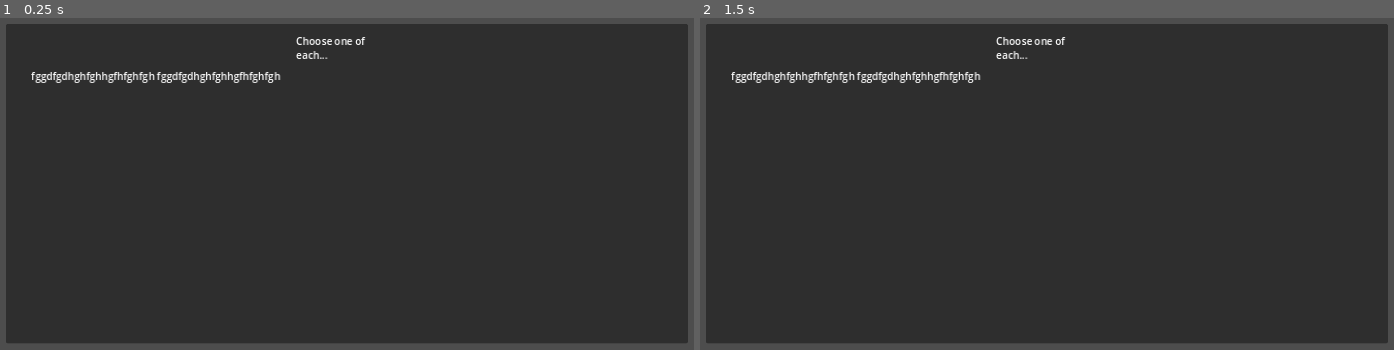
Above: before the commit, frames 1-2 (left to right).
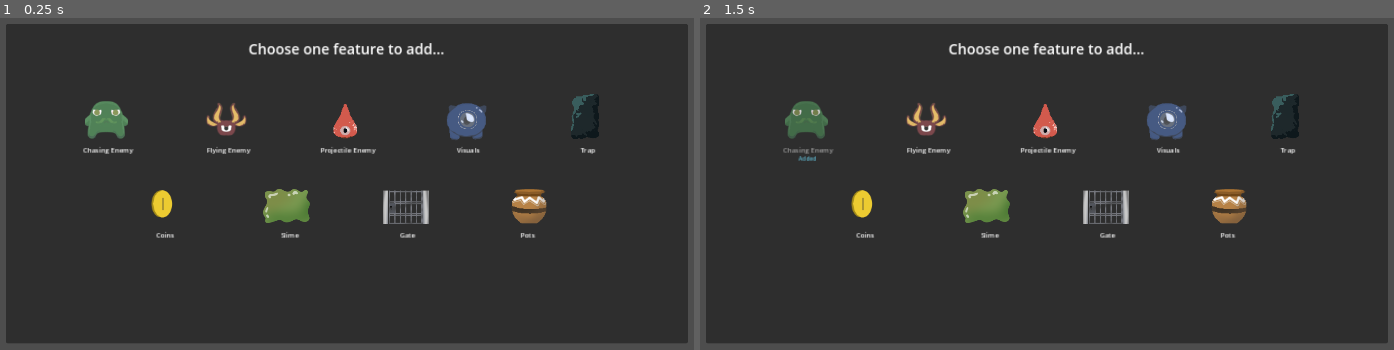
Above: after the commit, the same moments.

Repository: acropolis914/Gwizz-s-Game-Jam
Game: Godot game, scene res://Scene/feature_chooser_ui.tscn
Two runs of this game, one before a commit and one after it. Both use one fixed random seed, a clock stepped at 60 frames per second and the inputs below. This scene is started directly instead of the project's main scene.
Inputs (mouse positions are in pixels of both pictures, inside the frame that each line leads up to):
- Up to frame 1 (0.25 s): no input
- Up to frame 2 (1.5 s): tap Enter at 0.5 s; move the mouse to (1220, 160) at 0.52 s; hold D (move_right) 0.53-1.28 s; tap Shift (dash) at 0.6 s; click (1220, 160) at 0.8 s; tap Space at 1.25 s; move the mouse to (887, 207) at 1.27 s; hold S (move_down) from 1.28 s (still down); click (887, 207) at 1.35 s

The runs differ from the first frame. In frame 1, 5.2% of the frame differs, in the area x 4-87%, y 5-67%; in frame 2, 5.2%.

Commit message:
feature chooser is now added!

Diff:
--- a/Scene/Map.tscn
+++ b/Scene/Map.tscn
@@ -32,14 +32,14 @@
 3:8/0 = 0
 3:8/0/physics_layer_0/linear_velocity = Vector2(0, 0)
 3:8/0/physics_layer_0/angular_velocity = 0.0
-3:8/0/physics_layer_0/polygon_0/points = PackedVector2Array(32, 15, 32, 32, 14, 32)
+3:8/0/physics_layer_0/polygon_0/points = PackedVector2Array(32, 15.875, 32, 32, 15.75, 32)
 2:8/0 = 0
 2:8/0/physics_layer_0/linear_velocity = Vector2(0, 0)
 2:8/0/physics_layer_0/angular_velocity = 0.0
 5:8/0 = 0
 5:8/0/physics_layer_0/linear_velocity = Vector2(0, 0)
 5:8/0/physics_layer_0/angular_velocity = 0.0
-5:8/0/physics_layer_0/polygon_0/points = PackedVector2Array(-32, 14.75, -13.75, 32, -32, 32)
+5:8/0/physics_layer_0/polygon_0/points = PackedVector2Array(-15.875, 32, -32, 32, -32, 15.75)
 5:9/0 = 0
 5:9/0/physics_layer_0/linear_velocity = Vector2(0, 0)
 5:9/0/physics_layer_0/angular_velocity = 0.0
@@ -47,7 +47,7 @@
 5:10/0 = 0
 5:10/0/physics_layer_0/linear_velocity = Vector2(0, 0)
 5:10/0/physics_layer_0/angular_velocity = 0.0
-5:10/0/physics_layer_0/polygon_0/points = PackedVector2Array(-32, -32, -14.75, -32, -32, -14.5)
+5:10/0/physics_layer_0/polygon_0/points = PackedVector2Array(-32, -15.875, -32, -32, -15.75, -32)
 4:10/0 = 0
 4:10/0/physics_layer_0/linear_velocity = Vector2(0, 0)
 4:10/0/physics_layer_0/angular_velocity = 0.0
@@ -55,7 +55,7 @@
 3:10/0 = 0
 3:10/0/physics_layer_0/linear_velocity = Vector2(0, 0)
 3:10/0/physics_layer_0/angular_velocity = 0.0
-3:10/0/physics_layer_0/polygon_0/points = PackedVector2Array(13.25, -32, 32, -32, 32, -14)
+3:10/0/physics_layer_0/polygon_0/points = PackedVector2Array(15.875, -32, 32, -32, 32, -15.75)
 2:10/0 = 0
 2:10/0/physics_layer_0/linear_velocity = Vector2(0, 0)
 2:10/0/physics_layer_0/angular_velocity = 0.0
@@ -136,7 +136,6 @@
 collision_animatable = true
 format = 2
 layer_0/name = "floor"
-layer_0/y_sort_enabled = true
 layer_0/z_index = -3
 layer_0/tile_data = PackedInt32Array(0, 65537, 9, 65536, 65537, 9, 131072, 65537, 9, 196608, 65537, 9, 262144, 65537, 9 …(9545 unchanged characters)…
 layer_1/name = "wall"
--- /dev/null
+++ b/Scene/feature_chooser_ui.gd
@@ -0,0 +1,20 @@
+extends Control
+
+var dash_enabled: bool= false
+func _process(_delta: float) -> void:
+	if GlobalScript.emeny_1:
+		$Panel/Enemy_1/Label.text = "[center][color=gray][s]" + $Panel/Enemy_1/Label.text
+		$Panel/Enemy_1.modulate = Color.LIGHT_GRAY
+		$Panel/Enemy_1/Added.show()
+
+
+func _on_enemy_1_gui_input(_event:InputEvent):
+	if GlobalScript.emeny_1:
+		return
+	$Panel/Enemy_1.modulate = Color.AQUAMARINE
+	if Input.is_action_just_pressed("left_click"):
+		GlobalScript.emeny_1 = true
+		print($Panel/Enemy_1/Label.text)
+
+func _on_enemy_1_mouse_exited() -> void:
+	$Panel/Enemy_1.modulate = Color.WHITE
--- a/Scene/feature_chooser_ui.tscn
+++ b/Scene/feature_chooser_ui.tscn
@@ -1,6 +1,16 @@
-[gd_scene load_steps=4 format=3 uid="uid://p58fom250kv0"]
-
+[gd_scene load_steps=14 format=3 uid="uid://p58fom250kv0"]
+
+[ext_resource type="Script" path="res://Scene/feature_chooser_ui.gd" id="1_eucfm"]
 [ext_resource type="Shader" path="res://Scene/Blur.gdshader" id="1_krqgw"]
+[ext_resource type="Texture2D" uid="uid://ddofncep5nh56" path="res://ImageAssets/enemy1_programmerart_64.png" id="3_5tjur"]
+[ext_resource type="Texture2D" uid="uid://cmvq7i5mkbdji" path="res://ImageAssets/fly1 (20240321023820).png" id="4_jumbo"]
+[ext_resource type="Texture2D" uid="uid://mkl2jw4gbx4e" path="res://ImageAssets/Enemy3/enemy3_0005_3.png" id="5_thw8f"]
+[ext_resource type="Texture2D" uid="uid://bhrjflbuiikul" path="res://ImageAssets/player_idle1_programmerart_64.png" id="6_8njgr"]
+[ext_resource type="Texture2D" uid="uid://hrmxcdr3lett" path="res://ImageAssets/TilesAndStonesbyPol/rocktrap.png" id="7_ntk0m"]
+[ext_resource type="Texture2D" uid="uid://7kqtu887rjw0" path="res://ImageAssets/Coin.png" id="8_2sxbo"]
+[ext_resource type="Texture2D" uid="uid://dqkj1hcdda7pv" path="res://ImageAssets/Slime.png" id="9_vvtcn"]
+[ext_resource type="Texture2D" uid="uid://tcv5cg0xe0rj" path="res://ImageAssets/Gate.png" id="10_khucr"]
+[ext_resource type="Texture2D" uid="uid://c6p6dq3rbudx3" path="res://ImageAssets/Pot.png" id="11_fidlx"]
 
 [sub_resource type="ShaderMaterial" id="ShaderMaterial_tt18p"]
 shader = ExtResource("1_krqgw")
@@ -10,12 +20,14 @@
 [sub_resource type="ShaderMaterial" id="ShaderMaterial_v4fcm"]
 
 [node name="FeatureChooserUI" type="Control"]
+self_modulate = Color(0.423529, 0.631373, 0.631373, 0.745098)
 layout_mode = 3
 anchors_preset = 15
 anchor_right = 1.0
 anchor_bottom = 1.0
 grow_horizontal = 2
 grow_vertical = 2
+script = ExtResource("1_eucfm")
 
 [node name="ColorRect" type="ColorRect" parent="."]
 visible = false
@@ -35,44 +47,505 @@
 
 [node name="VBoxContainer" type="VBoxContainer" parent="Panel"]
 layout_mode = 1
-anchors_preset = -1
-anchor_left = 0.425298
-anchor_top = 0.0313112
-anchor_right = 0.571952
-anchor_bottom = 0.0450098
-offset_bottom = 23.0
-grow_horizontal = 2
-metadata/_edit_use_anchors_ = true
+anchors_preset = 10
+anchor_right = 1.0
+offset_top = 24.0
+offset_bottom = 47.0
+grow_horizontal = 2
 
 [node name="RichTextLabel" type="RichTextLabel" parent="Panel/VBoxContainer"]
 layout_mode = 2
-text = "Choose one of each..."
-fit_content = true
-
-[node name="GridContainer" type="GridContainer" parent="Panel"]
-layout_mode = 0
-offset_left = 40.0
-offset_top = 72.0
-offset_right = 1056.0
-offset_bottom = 95.0
-columns = 2
-
-[node name="HBox" type="HBoxContainer" parent="Panel/GridContainer"]
-layout_mode = 2
-alignment = 1
-
-[node name="Challenges" type="Label" parent="Panel/GridContainer/HBox"]
-layout_mode = 2
-text = "fggdfgdhghfghhgfhfghfgh"
-horizontal_alignment = 1
-vertical_alignment = 1
-
-[node name="HBox2" type="HBoxContainer" parent="Panel/GridContainer"]
-layout_mode = 2
-alignment = 1
-
-[node name="Aesthetics" type="Label" parent="Panel/GridContainer/HBox2"]
-layout_mode = 2
-text = "fggdfgdhghfghhgfhfghfgh"
-horizontal_alignment = 1
-vertical_alignment = 1
+theme_override_font_sizes/normal_font_size = 23
+bbcode_enabled = true
+text = "[center]Choose one feature to add..."
+fit_content = true
+
+[node name="Enemy_1" type="Panel" parent="Panel"]
+self_modulate = Color(1, 1, 1, 0)
+layout_mode = 1
+anchors_preset = 14
+anchor_top = 0.5
+anchor_right = 1.0
+anchor_bottom = 0.5
+offset_left = 112.0
+offset_top = -143.5
+offset_right = -880.0
+offset_bottom = -32.5
+grow_horizontal = 2
+grow_vertical = 2
+
+[node name="Label" type="RichTextLabel" parent="Panel/Enemy_1"]
+layout_mode = 1
+anchors_preset = 12
+anchor_top = 1.0
+anchor_right = 1.0
+anchor_bottom = 1.0
+offset_top = -30.0
+offset_bottom = -5.0
+grow_horizontal = 2
+grow_vertical = 0
+theme_override_font_sizes/normal_font_size = 11
+bbcode_enabled = true
+text = "[center] Chasing Enemy"
+fit_content = true
+
+[node name="TextureRect" type="TextureRect" parent="Panel/Enemy_1"]
+layout_mode = 0
+offset_left = 14.0
+offset_top = 11.0
+offset_right = 83.0
+offset_bottom = 75.0
+texture = ExtResource("3_5tjur")
+
+[node name="Added" type="RichTextLabel" parent="Panel/Enemy_1"]
+visible = false
+layout_mode = 0
+offset_left = 5.0
+offset_top = 96.0
+offset_right = 95.0
+offset_bottom = 136.0
+theme_override_colors/default_color = Color(0.45098, 0.866667, 0.980392, 1)
+theme_override_font_sizes/normal_font_size = 9
+bbcode_enabled = true
+text = "[center]Added"
+
+[node name="Enemy_2" type="Panel" parent="Panel"]
+self_modulate = Color(1, 1, 1, 0)
+layout_mode = 1
+anchors_preset = 14
+anchor_top = 0.5
+anchor_right = 1.0
+anchor_bottom = 0.5
+offset_left = 304.0
+offset_top = -143.5
+offset_right = -688.0
+offset_bottom = -32.5
+grow_horizontal = 2
+grow_vertical = 2
+
+[node name="Label" type="RichTextLabel" parent="Panel/Enemy_2"]
+layout_mode = 1
+anchors_preset = 12
+anchor_top = 1.0
+anchor_right = 1.0
+anchor_bottom = 1.0
+offset_top = -30.0
+offset_bottom = -5.0
+grow_horizontal = 2
+grow_vertical = 0
+theme_override_font_sizes/normal_font_size = 11
+bbcode_enabled = true
+text = "[center] Flying Enemy"
+fit_content = true
+
+[node name="TextureRect" type="TextureRect" parent="Panel/Enemy_2"]
+layout_mode = 0
+offset_left = 14.0
+offset_top = 11.0
+offset_right = 83.0
+offset_bottom = 75.0
+texture = ExtResource("4_jumbo")
+
+[node name="Added" type="RichTextLabel" parent="Panel/Enemy_2"]
+visible = false
+layout_mode = 0
+offset_left = 5.0
+offset_top = 96.0
+offset_right = 95.0
+offset_bottom = 136.0
+theme_override_colors/default_color = Color(0.45098, 0.866667, 0.980392, 1)
+theme_override_font_sizes/normal_font_size = 9
+bbcode_enabled = true
+text = "[center]Added"
+
+[node name="Enemy_3" type="Panel" parent="Panel"]
+self_modulate = Color(1, 1, 1, 0)
+layout_mode = 1
+anchors_preset = 14
+anchor_top = 0.5
+anchor_right = 1.0
+anchor_bottom = 0.5
+offset_left = 496.0
+offset_top = -143.5
+offset_right = -496.0
+offset_bottom = -32.5
+grow_horizontal = 2
+grow_vertical = 2
+
+[node name="Label" type="RichTextLabel" parent="Panel/Enemy_3"]
+layout_mode = 1
+anchors_preset = 12
+anchor_top = 1.0
+anchor_right = 1.0
+anchor_bottom = 1.0
+offset_top = -30.0
+offset_bottom = -5.0
+grow_horizontal = 2
+grow_vertical = 0
+theme_override_font_sizes/normal_font_size = 11
+bbcode_enabled = true
+text = "[center] Projectile Enemy"
+fit_content = true
+
+[node name="TextureRect" type="TextureRect" parent="Panel/Enemy_3"]
+layout_mode = 0
+offset_left = 14.0
+offset_top = 11.0
+offset_right = 83.0
+offset_bottom = 75.0
+texture = ExtResource("5_thw8f")
+
+[node name="Added" type="RichTextLabel" parent="Panel/Enemy_3"]
+visible = false
+layout_mode = 0
+offset_left = 5.0
+offset_top = 96.0
+offset_right = 95.0
+offset_bottom = 136.0
+theme_override_colors/default_color = Color(0.45098, 0.866667, 0.980392, 1)
+theme_override_font_sizes/normal_font_size = 9
+bbcode_enabled = true
+text = "[center]Added"
+
+[node name="Visuals" type="Panel" parent="Panel"]
+self_modulate = Color(1, 1, 1, 0)
+layout_mode = 1
+anchors_preset = 14
+anchor_top = 0.5
+anchor_right = 1.0
+anchor_bottom = 0.5
+offset_left = 688.0
+offset_top = -143.5
+offset_right = -304.0
+offset_bottom = -32.5
+grow_horizontal = 2
+grow_vertical = 2
+
+[node name="Label" type="RichTextLabel" parent="Panel/Visuals"]
+layout_mode = 1
+anchors_preset = 12
+anchor_top = 1.0
+anchor_right = 1.0
+anchor_bottom = 1.0
+offset_top = -30.0
+offset_bottom = -5.0
+grow_horizontal = 2
+grow_vertical = 0
+theme_override_font_sizes/normal_font_size = 11
+bbcode_enabled = true
+text = "[center] Visuals"
+fit_content = true
+
+[node name="TextureRect" type="TextureRect" parent="Panel/Visuals"]
+layout_mode = 0
+offset_left = 14.0
+offset_top = 11.0
+offset_right = 83.0
+offset_bottom = 75.0
+texture = ExtResource("6_8njgr")
+
+[node name="Added" type="RichTextLabel" parent="Panel/Visuals"]
+visible = false
+layout_mode = 0
+offset_left = 5.0
+offset_top = 96.0
+offset_right = 95.0
+offset_bottom = 136.0
+theme_override_colors/default_color = Color(0.45098, 0.866667, 0.980392, 1)
+theme_override_font_sizes/normal_font_size = 9
+bbcode_enabled = true
+text = "[center]Added"
+
+[node name="Trap" type="Panel" parent="Panel"]
+self_modulate = Color(1, 1, 1, 0)
+layout_mode = 1
+anchors_preset = 14
+anchor_top = 0.5
+anchor_right = 1.0
+anchor_bottom = 0.5
+offset_left = 880.0
+offset_top = -143.5
+offset_right = -112.0
+offset_bottom = -32.5
+grow_horizontal = 2
+grow_vertical = 2
+
+[node name="Label" type="RichTextLabel" parent="Panel/Trap"]
+layout_mode = 1
+anchors_preset = 12
+anchor_top = 1.0
+anchor_right = 1.0
+anchor_bottom = 1.0
+offset_top = -30.0
+offset_bottom = -5.0
+grow_horizontal = 2
+grow_vertical = 0
+theme_override_font_sizes/normal_font_size = 11
+bbcode_enabled = true
+text = "[center] Trap"
+fit_content = true
+
+[node name="TextureRect" type="TextureRect" parent="Panel/Trap"]
+layout_mode = 1
+anchors_preset = 8
+anchor_left = 0.5
+anchor_top = 0.5
+anchor_right = 0.5
+anchor_bottom = 0.5
+offset_left = -25.5
+offset_top = -55.5
+offset_right = 44.5
+offset_bottom = 56.5
+grow_horizontal = 2
+grow_vertical = 2
+scale = Vector2(0.645, 0.645)
+texture = ExtResource("7_ntk0m")
+
+[node name="Added" type="RichTextLabel" parent="Panel/Trap"]
+visible = false
+layout_mode = 0
+offset_left = 5.0
+offset_top = 96.0
+offset_right = 95.0
+offset_bottom = 136.0
+theme_override_colors/default_color = Color(0.45098, 0.866667, 0.980392, 1)
+theme_override_font_sizes/normal_font_size = 9
+bbcode_enabled = true
+text = "[center]Added"
+
+[node name="Coins" type="Panel" parent="Panel"]
+self_modulate = Color(1, 1, 1, 0)
+layout_mode = 1
+anchors_preset = 14
+anchor_top = 0.5
+anchor_right = 1.0
+anchor_bottom = 0.5
+offset_left = 203.0
+offset_top = -7.5
+offset_right = -789.0
+offset_bottom = 103.5
+grow_horizontal = 2
+grow_vertical = 2
+
+[node name="Label" type="RichTextLabel" parent="Panel/Coins"]
+layout_mode = 1
+anchors_preset = 12
+anchor_top = 1.0
+anchor_right = 1.0
+anchor_bottom = 1.0
+offset_top = -30.0
+offset_bottom = -5.0
+grow_horizontal = 2
+grow_vertical = 0
+theme_override_font_sizes/normal_font_size = 11
+bbcode_enabled = true
+text = "[center] Coins"
+fit_content = true
+
+[node name="TextureRect" type="TextureRect" parent="Panel/Coins"]
+layout_mode = 0
+offset_left = 14.0
+offset_top = 11.0
+offset_right = 83.0
+offset_bottom = 75.0
+texture = ExtResource("8_2sxbo")
+
+[node name="Added" type="RichTextLabel" parent="Panel/Coins"]
+visible = false
+layout_mode = 0
+offset_left = 5.0
+offset_top = 96.0
+offset_right = 95.0
+offset_bottom = 136.0
+theme_override_colors/default_color = Color(0.45098, 0.866667, 0.980392, 1)
+theme_override_font_sizes/normal_font_size = 9
+bbcode_enabled = true
+text = "[center]Added"
+
+[node name="Slime" type="Panel" parent="Panel"]
+self_modulate = Color(1, 1, 1, 0)
+layout_mode = 1
+anchors_preset = 14
+anchor_top = 0.5
+anchor_right = 1.0
+anchor_bottom = 0.5
+offset_left = 403.0
+offset_top = -7.5
+offset_right = -589.0
+offset_bottom = 103.5
+grow_horizontal = 2
+grow_vertical = 2
+
+[node name="Label" type="RichTextLabel" parent="Panel/Slime"]
+layout_mode = 1
+anchors_preset = 12
+anchor_top = 1.0
+anchor_right = 1.0
+anchor_bottom = 1.0
+offset_top = -30.0
+offset_bottom = -5.0
+grow_horizontal = 2
+grow_vertical = 0
+theme_override_font_sizes/normal_font_size = 11
+bbcode_enabled = true
+text = "[center] Slime"
+fit_content = true
+
+[node name="TextureRect" type="TextureRect" parent="Panel/Slime"]
+layout_mode = 0
+offset_left = -27.0
+offset_top = -16.0
+offset_right = 172.0
+offset_bottom = 141.0
+scale = Vector2(0.695, 0.695)
+texture = ExtResource("9_vvtcn")
+
+[node name="Added" type="RichTextLabel" parent="Panel/Slime"]
+visible = false
+layout_mode = 0
+offset_left = 5.0
+offset_top = 96.0
+offset_right = 95.0
+offset_bottom = 136.0
+theme_override_colors/default_color = Color(0.45098, 0.866667, 0.980392, 1)
+theme_override_font_sizes/normal_font_size = 9
+bbcode_enabled = true
+text = "[center]Added"
+
+[node name="Puzzle" type="Panel" parent="Panel"]
+self_modulate = Color(1, 1, 1, 0)
+layout_mode = 1
+anchors_preset = 14
+anchor_top = 0.5
+anchor_right = 1.0
+anchor_bottom = 0.5
+offset_left = 591.0
+offset_top = -7.5
+offset_right = -401.0
+offset_bottom = 103.5
+grow_horizontal = 2
+grow_vertical = 2
+
+[node name="Label" type="RichTextLabel" parent="Panel/Puzzle"]
+layout_mode = 1
+anchors_preset = 12
+anchor_top = 1.0
+anchor_right = 1.0
+anchor_bottom = 1.0
+offset_top = -30.0
+offset_bottom = -5.0
+grow_horizontal = 2
+grow_vertical = 0
+theme_override_font_sizes/normal_font_size = 11
+bbcode_enabled = true
+text = "[center] Gate"
+fit_content = true
+
+[node name="TextureRect" type="TextureRect" parent="Panel/Puzzle"]
+layout_mode = 0
+offset_left = 4.0
+offset_top = 8.0
+offset_right = 203.0
+offset_bottom = 165.0
+scale = Vector2(0.435, 0.435)
+texture = ExtResource("10_khucr")
+
+[node name="Added" type="RichTextLabel" parent="Panel/Puzzle"]
+visible = false
+layout_mode = 0
+offset_left = 5.0
+offset_top = 96.0
+offset_right = 95.0
+offset_bottom = 136.0
+theme_override_colors/default_color = Color(0.45098, 0.866667, 0.980392, 1)
+theme_override_font_sizes/normal_font_size = 9
+bbcode_enabled = true
+text = "[center]Added"
+
+[node name="Coins2" type="Panel" parent="Panel"]
+self_modulate = Color(1, 1, 1, 0)
+layout_mode = 1
+anchors_preset = 14
+anchor_top = 0.5
+anchor_right = 1.0
+anchor_bottom = 0.5
+offset_left = 787.0
+offset_top = -7.5
+offset_right = -205.0
+offset_bottom = 103.5
+grow_horizontal = 2
+grow_vertical = 2
+
+[node name="Label" type="RichTextLabel" parent="Panel/Coins2"]
+layout_mode = 1
+anchors_preset = 12
+anchor_top = 1.0
+anchor_right = 1.0
+anchor_bottom = 1.0
+offset_left = -4.0
+offset_top = -30.0
+offset_right = -4.0
+offset_bottom = -5.0
+grow_horizontal = 2
+grow_vertical = 0
+theme_override_font_sizes/normal_font_size = 11
+bbcode_enabled = true
+text = "[center] Pots"
+fit_content = true
+
+[node name="TextureRect" type="TextureRect" parent="Panel/Coins2"]
+layout_mode = 0
+offset_left = 14.0
+offset_top = 11.0
+offset_right = 83.0
+offset_bottom = 75.0
+texture = ExtResource("11_fidlx")
+
+[node name="Added" type="RichTextLabel" parent="Panel/Coins2"]
+visible = false
+layout_mode = 0
+offset_left = 5.0
+offset_top = 96.0
+offset_right = 95.0
+offset_bottom = 136.0
+theme_override_colors/default_color = Color(0.45098, 0.866667, 0.980392, 1)
+theme_override_font_sizes/normal_font_size = 9
+bbcode_enabled = true
+text = "[center]Added"
+
+[connection signal="focus_entered" from="Panel/Enemy_1" to="." method="_on_enemy_1_focus_entered"]
+[connection signal="focus_exited" from="Panel/Enemy_1" to="." method="_on_enemy_1_focus_exited"]
+[connection signal="gui_input" from="Panel/Enemy_1" to="." method="_on_enemy_1_gui_input"]
+[connection signal="mouse_exited" from="Panel/Enemy_1" to="." method="_on_enemy_1_mouse_exited"]
+[connection signal="focus_entered" from="Panel/Enemy_2" to="." method="_on_enemy_1_focus_entered"]
+[connection signal="focus_exited" from="Panel/Enemy_2" to="." method="_on_enemy_1_focus_exited"]
+[connection signal="gui_input" from="Panel/Enemy_2" to="." method="_on_enemy_1_gui_input"]
+[connection signal="mouse_exited" from="Panel/Enemy_2" to="." method="_on_enemy_1_mouse_exited"]
+[connection signal="focus_entered" from="Panel/Enemy_3" to="." method="_on_enemy_1_focus_entered"]
+[connection signal="focus_exited" from="Panel/Enemy_3" to="." method="_on_enemy_1_focus_exited"]
+[connection signal="gui_input" from="Panel/Enemy_3" to="." method="_on_enemy_1_gui_input"]
+[connection signal="mouse_exited" from="Panel/Enemy_3" to="." method="_on_enemy_1_mouse_exited"]
+[connection signal="focus_entered" from="Panel/Visuals" to="." method="_on_enemy_1_focus_entered"]
+[connection signal="focus_exited" from="Panel/Visuals" to="." method="_on_enemy_1_focus_exited"]
+[connection signal="gui_input" from="Panel/Visuals" to="." method="_on_enemy_1_gui_input"]
+[connection signal="mouse_exited" from="Panel/Visuals" to="." method="_on_enemy_1_mouse_exited"]
+[connection signal="focus_entered" from="Panel/Trap" to="." method="_on_enemy_1_focus_entered"]
+[connection signal="focus_exited" from="Panel/Trap" to="." method="_on_enemy_1_focus_exited"]
+[connection signal="gui_input" from="Panel/Trap" to="." method="_on_enemy_1_gui_input"]
+[connection signal="mouse_exited" from="Panel/Trap" to="." method="_on_enemy_1_mouse_exited"]
+[connection signal="focus_entered" from="Panel/Coins" to="." method="_on_enemy_1_focus_entered"]
+[connection signal="focus_exited" from="Panel/Coins" to="." method="_on_enemy_1_focus_exited"]
+[connection signal="gui_input" from="Panel/Coins" to="." method="_on_enemy_1_gui_input"]
+[connection signal="mouse_exited" from="Panel/Coins" to="." method="_on_enemy_1_mouse_exited"]
+[connection signal="focus_entered" from="Panel/Slime" to="." method="_on_enemy_1_focus_entered"]
+[connection signal="focus_exited" from="Panel/Slime" to="." method="_on_enemy_1_focus_exited"]
+[connection signal="gui_input" from="Panel/Slime" to="." method="_on_enemy_1_gui_input"]
+[connection signal="mouse_exited" from="Panel/Slime" to="." method="_on_enemy_1_mouse_exited"]
+[connection signal="focus_entered" from="Panel/Puzzle" to="." method="_on_enemy_1_focus_entered"]
+[connection signal="focus_exited" from="Panel/Puzzle" to="." method="_on_enemy_1_focus_exited"]
+[connection signal="gui_input" from="Panel/Puzzle" to="." method="_on_enemy_1_gui_input"]
+[connection signal="mouse_exited" from="Panel/Puzzle" to="." method="_on_enemy_1_mouse_exited"]
+[connection signal="focus_entered" from="Panel/Coins2" to="." method="_on_enemy_1_focus_entered"]
+[connection signal="focus_exited" from="Panel/Coins2" to="." method="_on_enemy_1_focus_exited"]
+[connection signal="gui_input" from="Panel/Coins2" to="." method="_on_enemy_1_gui_input"]
+[connection signal="mouse_exited" from="Panel/Coins2" to="." method="_on_enemy_1_mouse_exited"]
--- a/Scripts/global_script.gd
+++ b/Scripts/global_script.gd
@@ -4,19 +4,19 @@
 var aesthetic = 0
 
 #UPGRADES
-var emeny_1 = true
-var emeny_2 = true
-var emeny_3 = true
-var trap_rock = true
-var trap_slime = true
-var puzzle = true
+var emeny_1 = false
+var emeny_2 = false
+var emeny_3 = false
+var trap_rock = false
+var trap_slime = false
+var puzzle = false
 
-var collectible = true #coins
-var dash = true
+var collectible = false #coins
+var dash = false
 var vissuals = false
-var pots = true
-var story = true
-var skip = true
+var pots = false
+var story = false
+var skip = false
 
 #Plauyer holding
 var key = false
--- a/project.godot
+++ b/project.godot
@@ -68,6 +68,11 @@
 , Object(InputEventKey,"resource_local_to_scene":false,"resource_name":"","device":-1,"window_id":0,"alt_pressed":false,"shift_pressed":false,"ctrl_pressed":false,"meta_pressed":false,"pressed":false,"keycode":0,"physical_keycode":4194306,"key_label":0,"unicode":0,"echo":false,"script":null)
 ]
 }
+left_click={
+"deadzone": 0.5,
+"events": [Object(InputEventMouseButton,"resource_local_to_scene":false,"resource_name":"","device":-1,"window_id":0,"alt_pressed":false,"shift_pressed":false,"ctrl_pressed":false,"meta_pressed":false,"button_mask":0,"position":Vector2(0, 0),"global_position":Vector2(0, 0),"factor":1.0,"button_index":1,"canceled":false,"pressed":false,"double_click":false,"script":null)
+]
+}
 
 [rendering]
 
